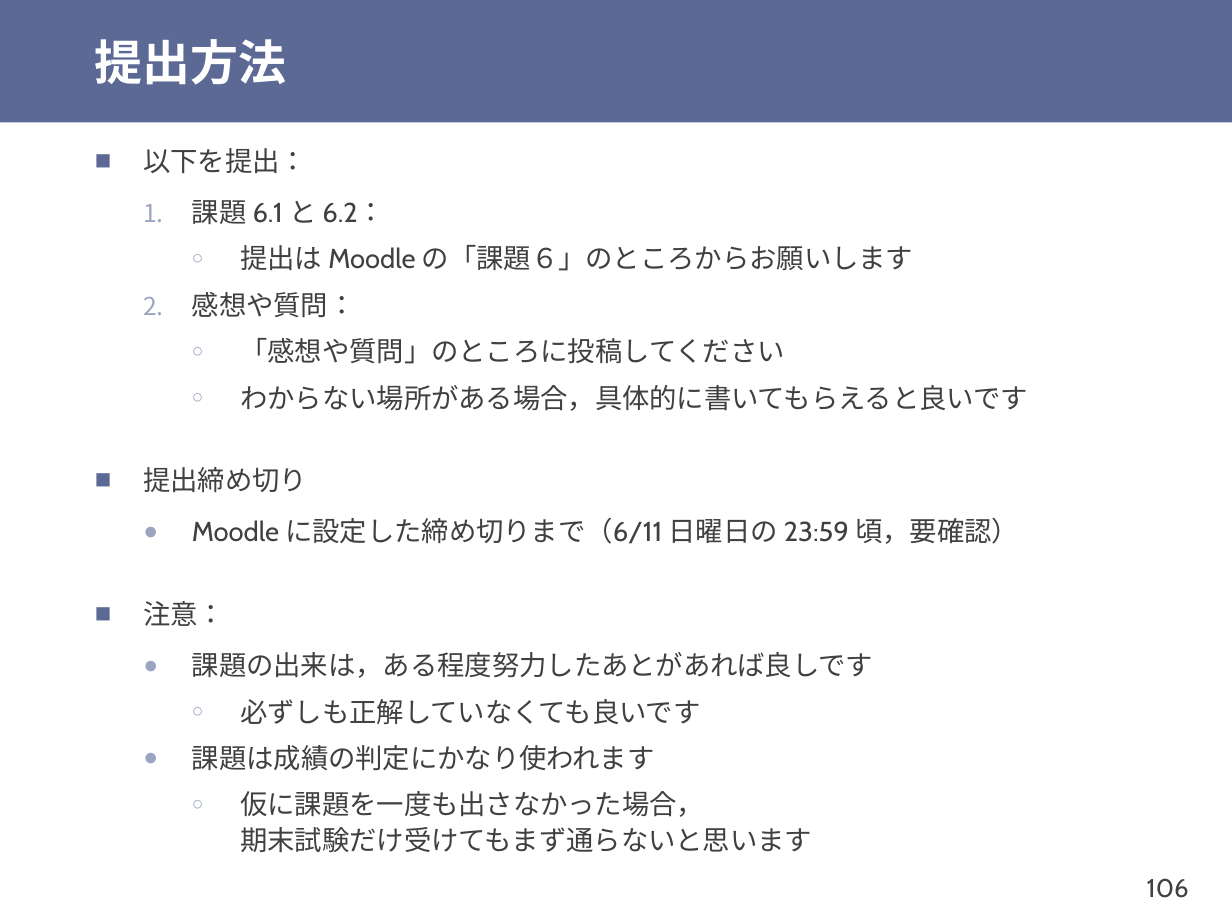
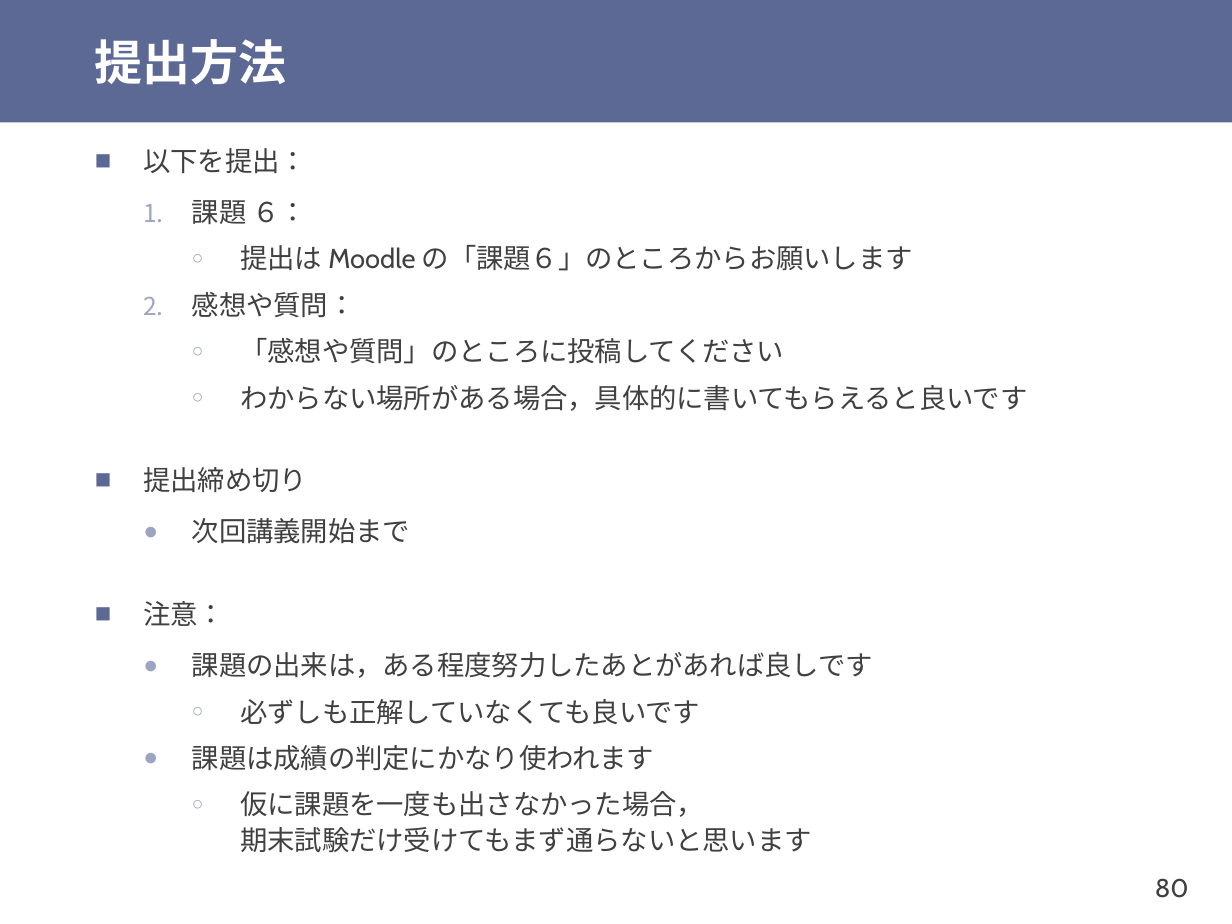
Before and after one commit to shioyadan/otya-computer-architecture-i, a slide deck: slide 80 of cai-shioya-06.pptx (slide 106 before the commit). Drawn at 1232x924 pixels with LibreOffice and Linux fonts; fonts in the diff are those of the drawing. Boxes give left, top, right and bottom in pixels: in the first picture for what was removed or moved away, otherwise in the second. Text is boxed around its words. In the diff, an @@ line names an element or a change of style, - is before the commit and + after.

```diff
--- a/cai-shioya-06.pptx
+++ b/cai-shioya-06.pptx
@@ text at (x1=192, y1=200, x2=307, y2=224): text changed @@
-  1. 課題 6.1 と 6.2：
+  1. 課題 ６：
@@ text at (x1=192, y1=518, x2=410, y2=544): text changed @@
-  ● Moodle に設定した締め切りまで（6/11 日曜日の 23:59 頃，要確認）
+  ● 次回講義開始まで
@@ page number at (x1=1155, y1=878, x2=1189, y2=898): text changed @@
-106
+80
```
Also in this commit, not shown: 10 other slides changed, 24 slides added, 25 slides removed, 1 other file.
